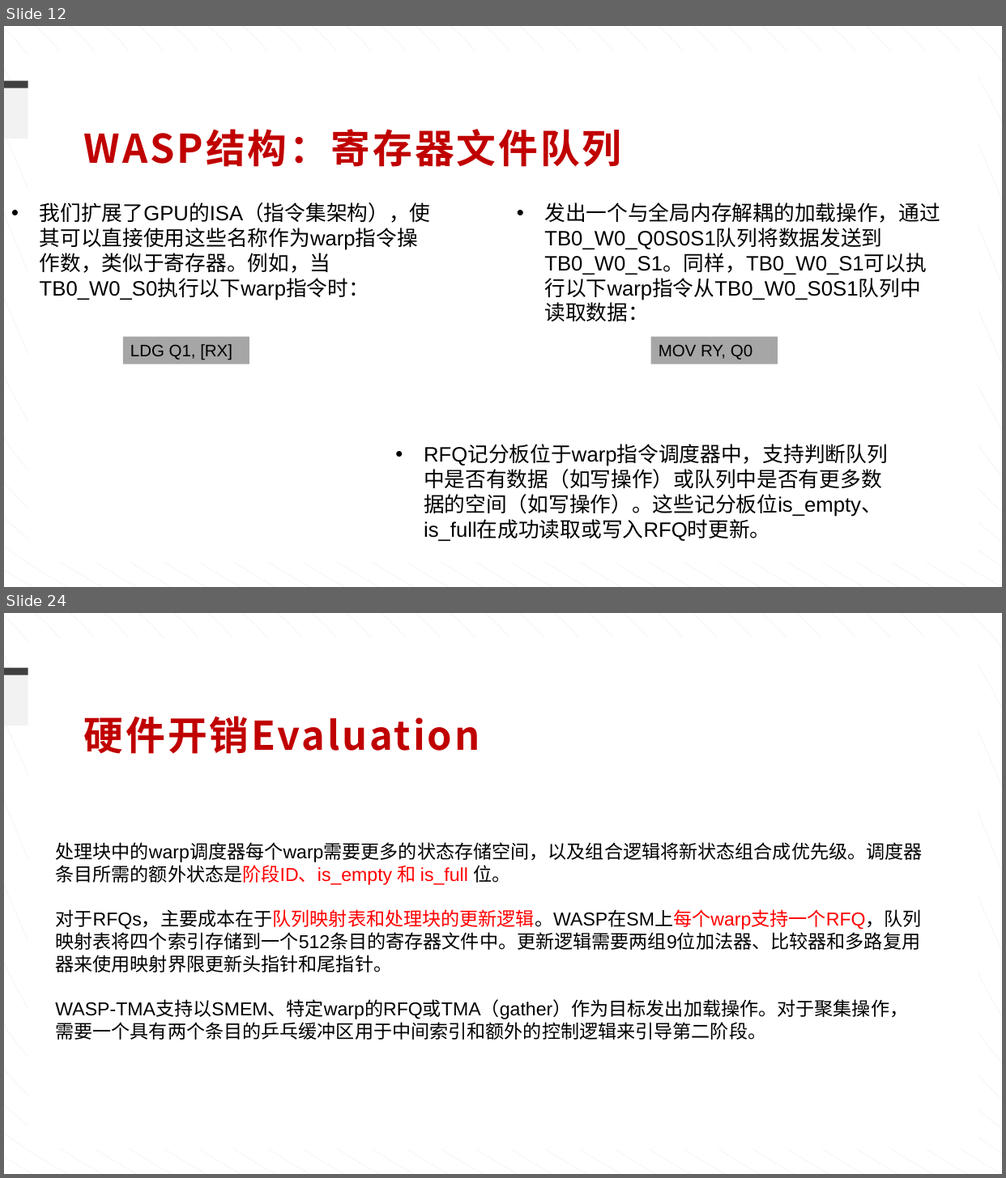
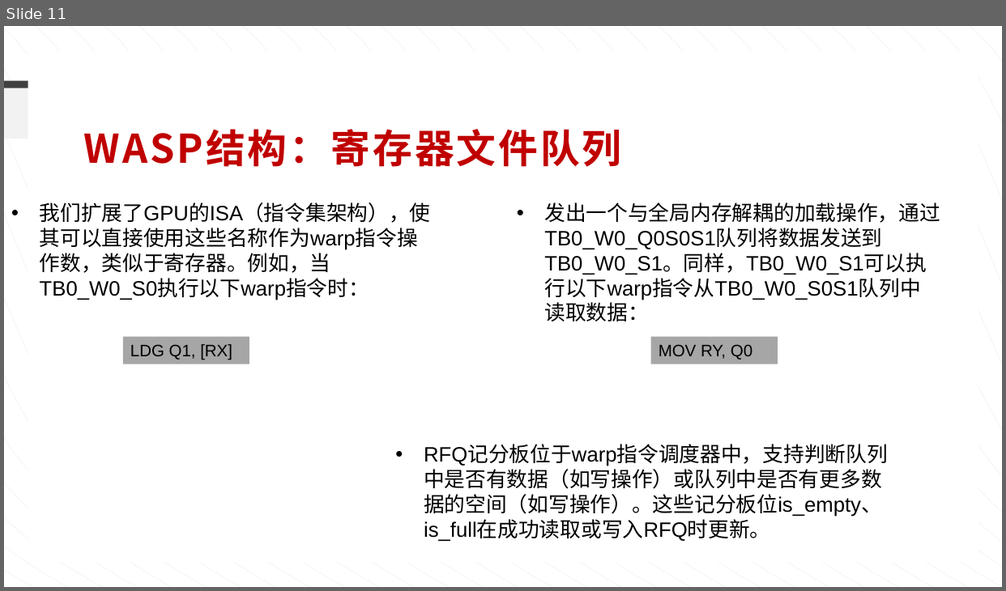
Before and after one commit to ziyuhuang123/dataflow_code, a slide deck: weekly_report/组会-0913.pptx. Shown one above the other, each under a label of ours: slides 12 and 24 before the commit, slide 11 after it; the slides between them are not shown. The pictures are 1006x1178 and 1006x591 pixels, drawn with LibreOffice and Linux fonts; fonts in the diff are those of the drawing. Boxes give left, top, right and bottom in pixels: in the first picture for what was removed or moved away, otherwise in the second. Text is boxed around its words. In the diff, an @@ line names an element or a change of style, - is before the commit and + after.

```diff
--- a/weekly_report/组会-0913.pptx
+++ b/weekly_report/组会-0913.pptx
@@ slide 24 removed at bbox=[4, 613, 1002, 1174], background #FFFFFF at 34% opacity; not listed: 42 template elements that a slide beside it also shows @@
@@ rectangle removed at bbox=[28, 637, 978, 1149] @@
@@ text removed at bbox=[84, 716, 480, 754] @@
-硬件开销Evaluation
@@ text removed at bbox=[55, 842, 922, 1040] @@
-处理块中的warp调度器每个warp需要更多的状态存储空间，以及组合逻辑将新状态组合成优先级。调度器条目所需的额外状态是阶段ID、is_empty 和 is_full 位。
-对于RFQs，主要成本在于队列映射表和处理块的更新逻辑。WASP在SM上每个warp支持一个RFQ，队列映射表将四个索引存储到一个512条目的寄存器文件中。更新逻辑需要两组9位加法器、比较器和多路复用器来使用映射界限更新头指针和尾指针。
-WASP-TMA支持以SMEM、特定warp的RFQ或TMA（gather）作为目标发出加载操作。对于聚集操作，需要一个具有两个条目的乒乓缓冲区用于中间索引和额外的控制逻辑来引导第二阶段。
@@ what was slide 12 is now slide 11 @@
```
Also in this commit, not shown: 15 slides changed, 2 slides added, 5 other slides removed, 19 other files.
